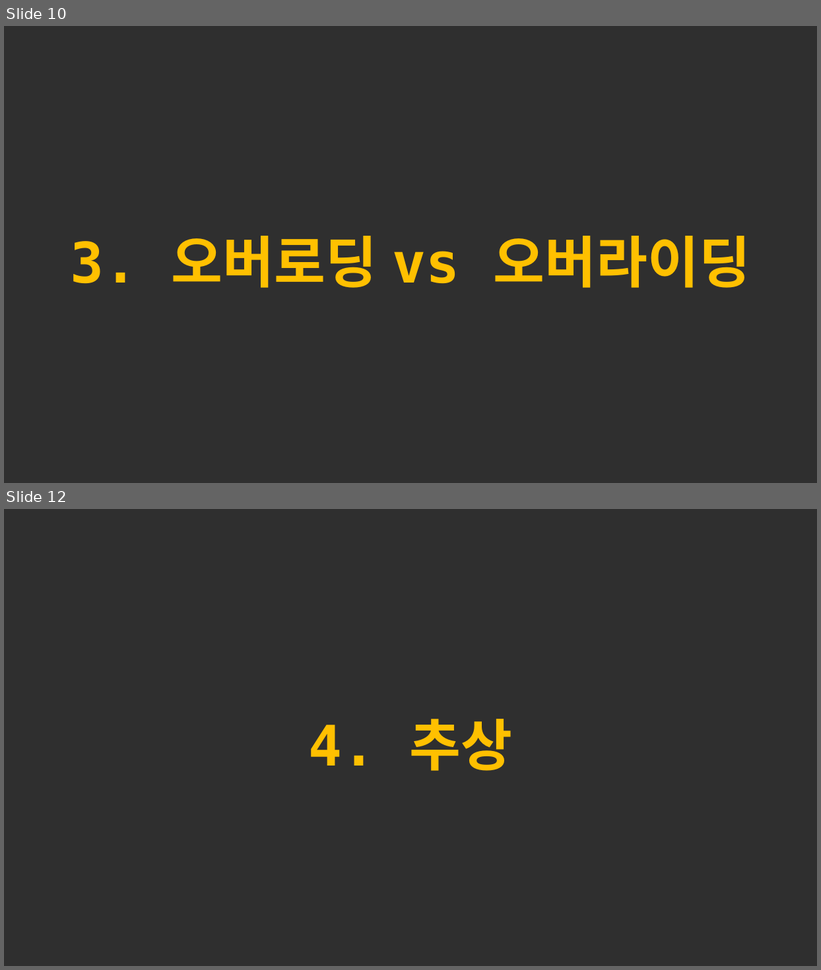
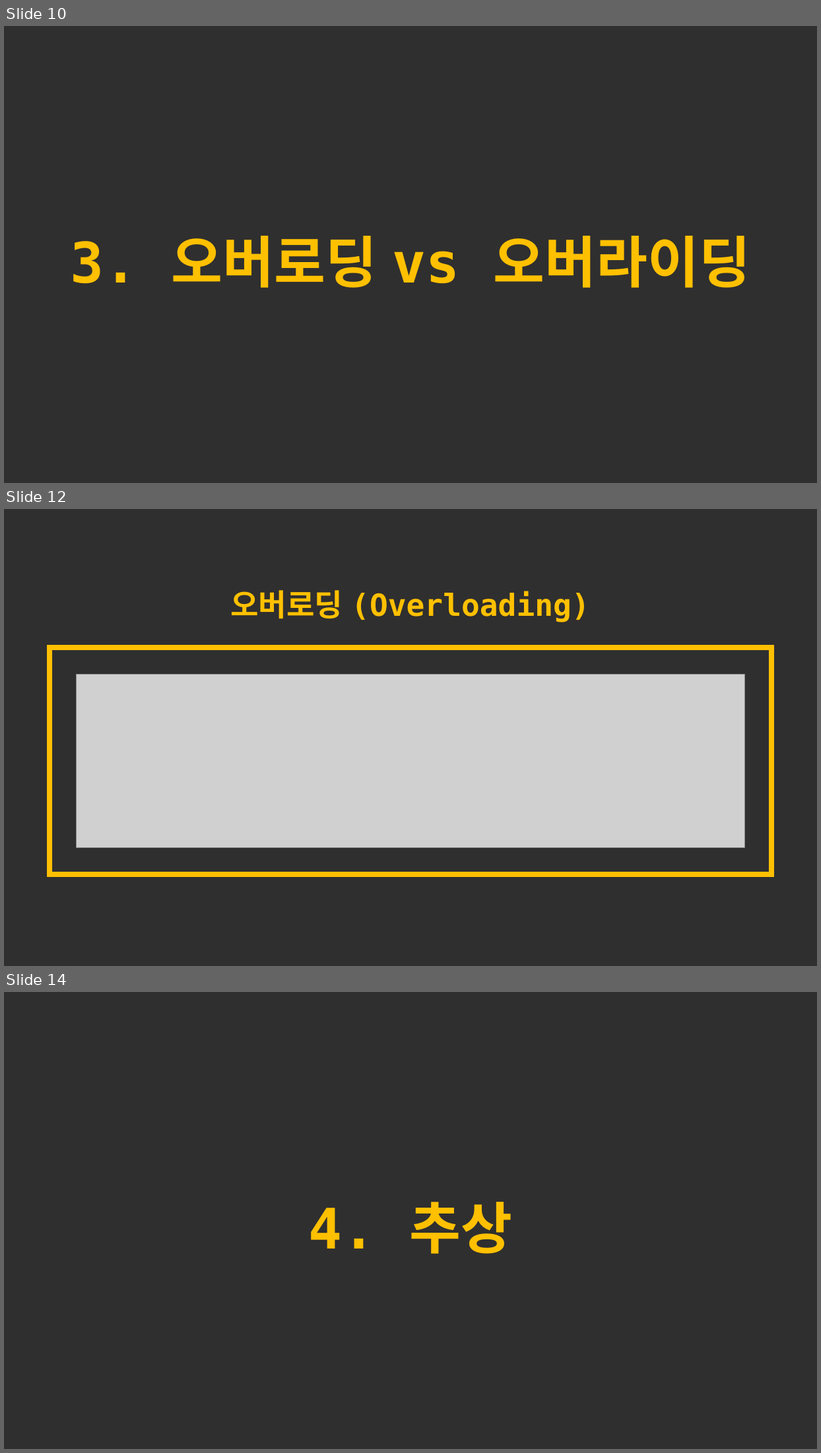
Before and after one commit to forwdevel/Full-Stack, a slide deck: 객체이론정리_2.pptx. Shown one above the other, each under a label of ours: slides 10 and 12 before the commit, slides 10, 12 and 14 after it; the slides between them are not shown. The pictures are 821x970 and 821x1453 pixels, drawn with LibreOffice and Linux fonts; fonts in the diff are those of the drawing; grey boxes stand for pictures. Boxes give left, top, right and bottom in pixels: in the first picture for what was removed or moved away, otherwise in the second. Text is boxed around its words. In the diff, an @@ line names an element or a change of style, - is before the commit and + after.

Commit message:
Update 객체이론정리_2.pptx
오버로딩, 오버라이딩까지 업로드

```diff
--- a/객체이론정리_2.pptx
+++ b/객체이론정리_2.pptx
@@ slide 12 added at [4, 509, 817, 966], background #2F2F2F @@
@@ text added at [230, 590, 590, 623], 36 pt, text #FFC000, bold @@
+오버로딩 (Overloading)
@@ rectangle added at [50, 648, 772, 875], outline #FFC000 6 pt @@
@@ picture added at [76, 675, 745, 848] @@
@@ what was slide 12 is now slide 14 @@
```
Also in this commit, not shown: 1 slide changed, 1 other slide added.
